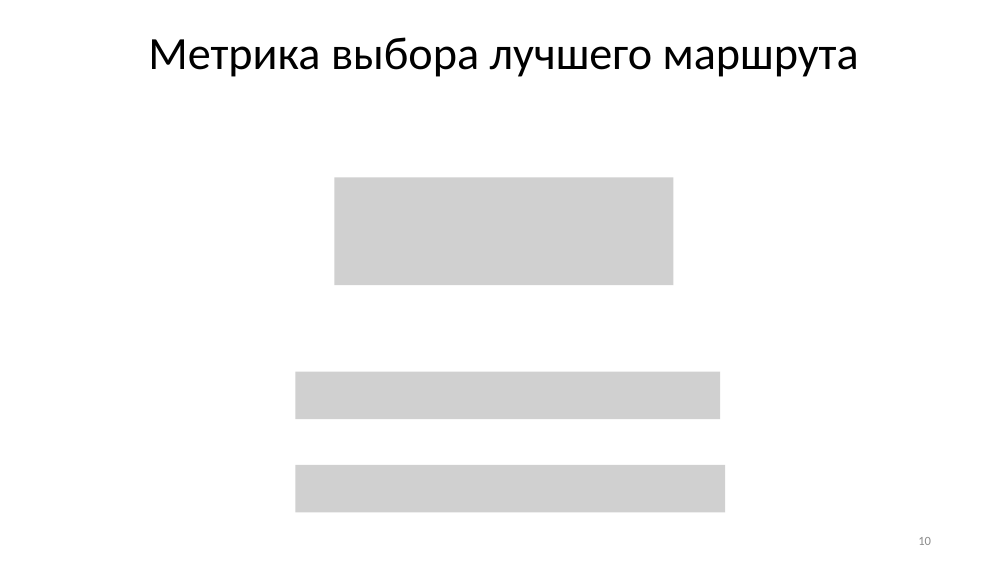
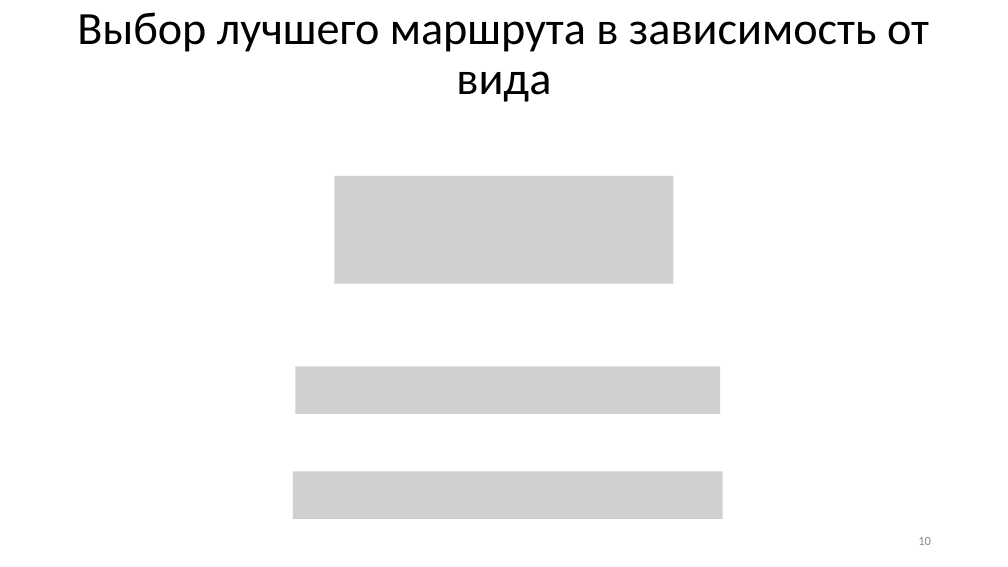
Before and after one commit to GorshkovNikita/Diploma, a slide deck: slide 10 of Documentation/Метод построения велосипедных маршрутов.pptx. Drawn at 1008x567 pixels with LibreOffice and Linux fonts; fonts in the diff are those of the drawing; grey boxes stand for pictures. Boxes give left, top, right and bottom in pixels: in the first picture for what was removed or moved away, otherwise in the second. Text is boxed around its words. In the diff, an @@ line names an element or a change of style, - is before the commit and + after.

```diff
--- a/Documentation/Метод построения велосипедных маршрутов.pptx
+++ b/Documentation/Метод построения велосипедных маршрутов.pptx
@@ text at <box>77,12,929,102</box>: text changed @@
-Метрика выбора лучшего маршрута
+Выбор лучшего маршрута в зависимость от вида
@@ picture: place and size @@
-picture at <box>296,372,721,420</box>
+picture at <box>296,367,721,414</box>
@@ picture: place and size @@
-picture at <box>296,465,725,513</box>
+picture at <box>293,471,723,519</box>
```
Also in this commit, not shown: 3 other slides changed, 1 slide added, 10 other files.
